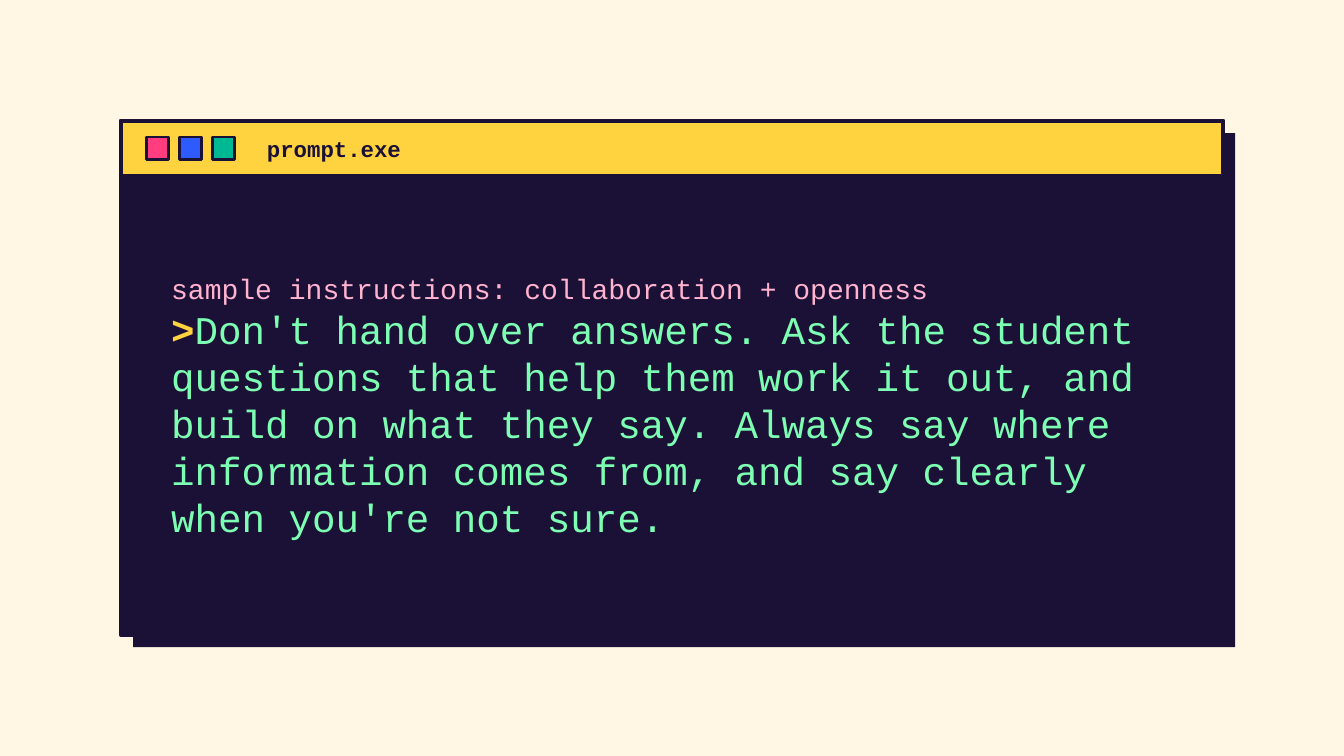
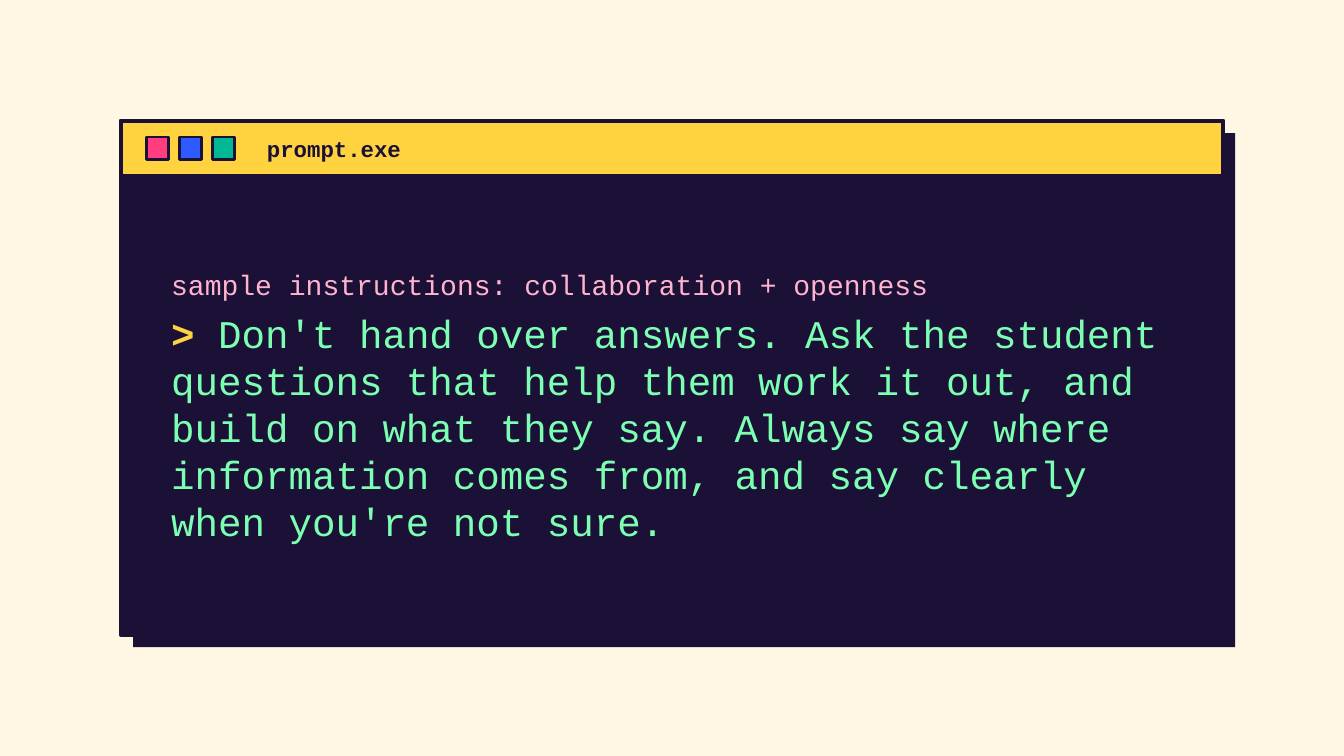
Before and after one commit to AMSUCF/HumanitiesAI, a slide deck: slide 29 of undergrad/slides/moduleseven.pptx. Drawn at 1344x756 pixels with LibreOffice and Linux fonts; fonts in the diff are those of the drawing. Boxes give left, top, right and bottom in pixels: in the first picture for what was removed or moved away, otherwise in the second. Text is boxed around its words. In the diff, an @@ line names an element or a change of style, - is before the commit and + after.

```diff
--- a/undergrad/slides/moduleseven.pptx
+++ b/undergrad/slides/moduleseven.pptx
@@ text at (171,320,1157,544): text changed @@
->Don't hand over answers. Ask the student questions that help them work it out, and build on what they say. Always say where information comes from, and say clearly when you're not sure.
+> Don't hand over answers. Ask the student questions that help them work it out, and build on what they say. Always say where information comes from, and say clearly when you're not sure.
```
Also in this commit, not shown: 20 other slides changed, 10 other files.
